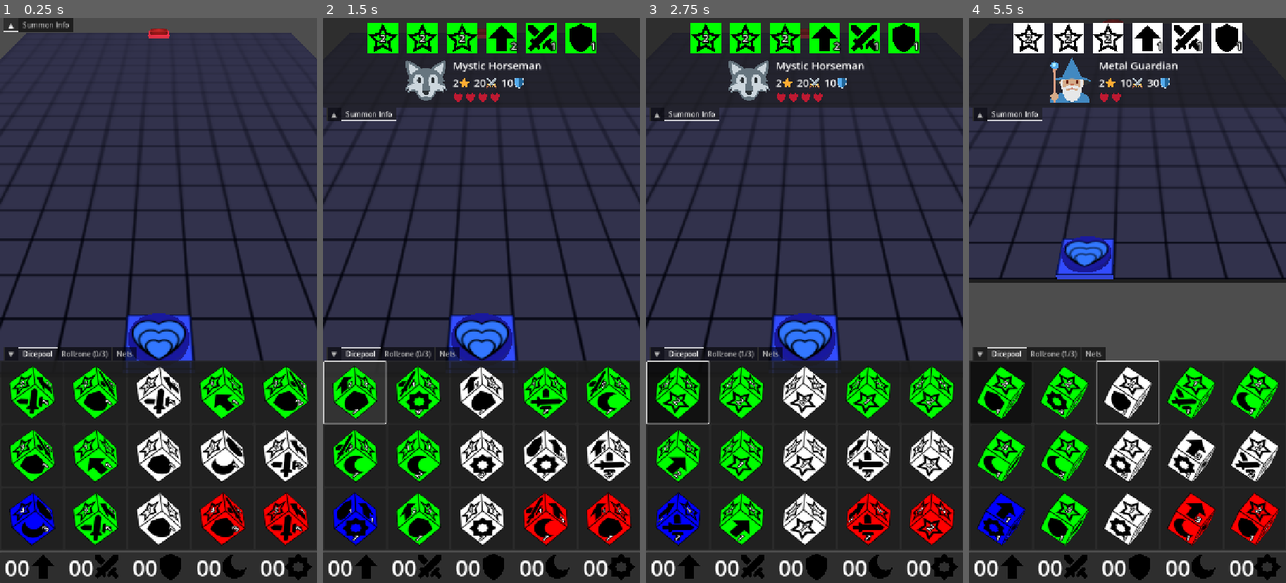
Above: before the commit, frames 1-4 (left to right).
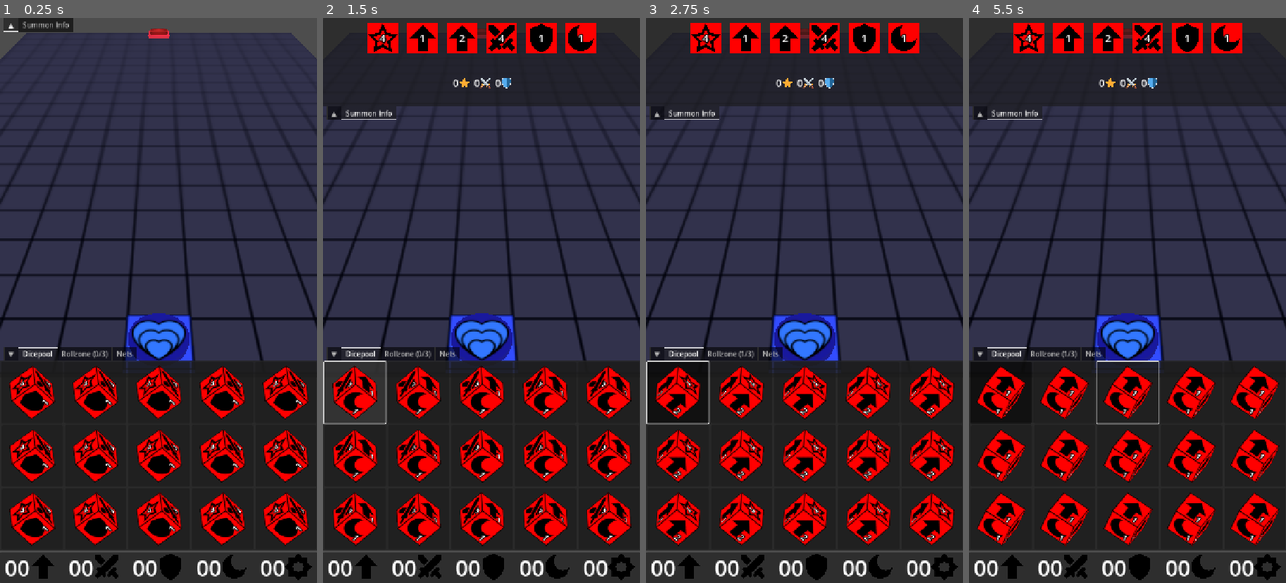
Above: after the commit, the same moments.

Repository: francocurotto/DDMre
Game: Godot game, scene res://scenes/duel.tscn
Two runs of this game, one before a commit and one after it. Both use one fixed random seed, a clock stepped at 60 frames per second and the inputs below. The engine's default icon, where the game draws it, is replaced by a stand-in: a white triangle on a blue panel in a dark square.
Inputs (mouse positions are in pixels of both pictures, inside the frame that each line leads up to):
- Up to frame 1 (0.25 s): no input
- Up to frame 2 (1.5 s): click (354, 390) at 0.52 s; click (354, 390) at 1.27 s
- Up to frame 3 (2.75 s): click (677, 390) at 2.02 s
- Up to frame 4 (5.5 s): move the mouse to (1197, 272) at 2.77 s; click (1197, 272) at 2.92 s; drag from (1064, 328) to (1111, 413) at 3.52 s; move the mouse to (1159, 176) at 4.27 s; click (1159, 176) at 4.42 s; drag from (1111, 413) to (1032, 215) at 5.02 s

The runs differ from the first frame. In frame 1, 9.1% of the frame differs, in the area x 2-98%, y 61-94%; in frame 2, 14%; in frame 3, 14%; in frame 4, 32%, in the area x 0-100%, y 0-94%.
Error after the commit: Parse Error: Function "rotate_dimdice_clockwise()" not found in base self. (res://scenes/player_gui/dungeon_gui/dungeon_gui.gd:46)

Commit message:
progress dimension

Diff:
--- a/source/scenes/player_gui/dungeon_gui/dungeon_gui.gd
+++ b/source/scenes/player_gui/dungeon_gui/dungeon_gui.gd
@@ -31,7 +31,7 @@
 #region private functions
 func input_drag(event):
 	if touched_dice: # dragging dice
-		drag_dice()
+		drag_dice(event)
 	else: # dragging everything else
 		move_camera(event)
 
@@ -40,8 +40,16 @@
 	if tile:
 		Globals.dungeon.dungeon_touch(tile)
 
-func drag_dice():
-	pass
+func drag_dice(event):
+	var angle = event.velocity.angle()
+	if angle <= -3/4*PI or 3/4*PI < angle:
+		rotate_dimdice_clockwise()
+	elif -1/4*PI <= angle and angle < 1/4*PI:
+		rotate_dimdice_counter_clockwise()
+	elif 1/4*PI <= angle and angle < 3/4*PI:
+		flip_dimdice()
+	else:
+		move_dimdice()
 
 func move_camera(event):
 	var movement = Vector3(event.velocity.x, 0, event.velocity.y)
